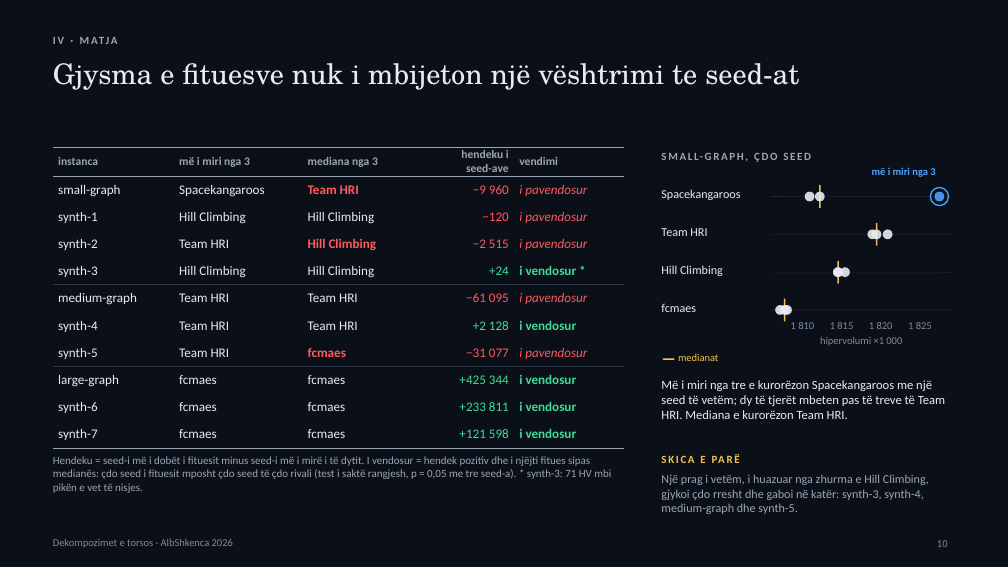
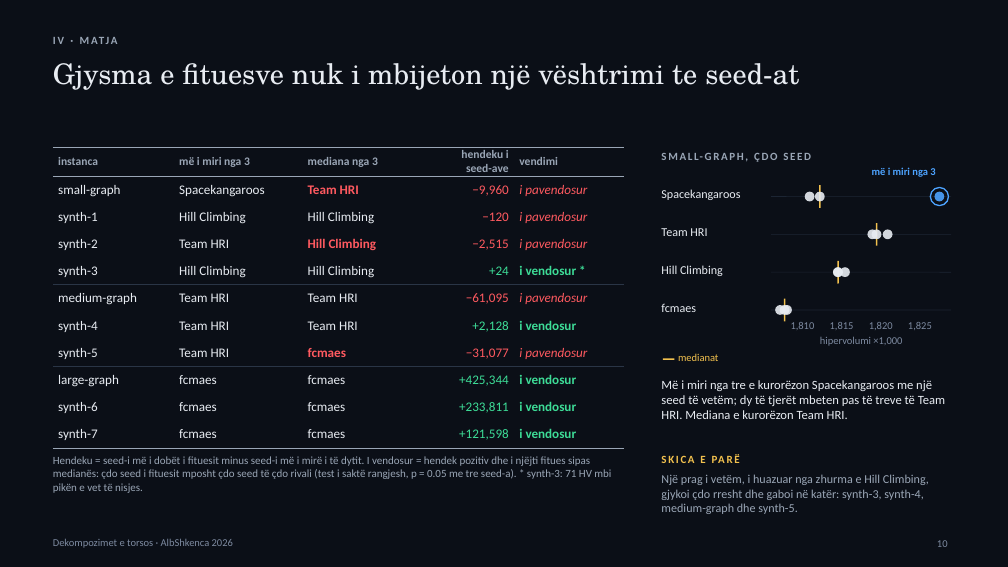
Before and after one commit to adrianymeri/SpOC3, a slide deck: slide 10 of SpOC3-Dekompozime-Torso-AlbShkenca2026-SQ.pptx. Drawn at 1008x567 pixels with LibreOffice and Linux fonts; fonts in the diff are those of the drawing. Boxes give left, top, right and bottom in pixels: in the first picture for what was removed or moved away, otherwise in the second. Text is boxed around its words. In the diff, an @@ line names an element or a change of style, - is before the commit and + after.

```diff
--- a/SpOC3-Dekompozime-Torso-AlbShkenca2026-SQ.pptx
+++ b/SpOC3-Dekompozime-Torso-AlbShkenca2026-SQ.pptx
@@ table at <box>53,147,624,444</box> @@
-row 2, column 4: −9 960
+row 2, column 4: −9,960
-row 4, column 4: −2 515
+row 4, column 4: −2,515
-row 6, column 4: −61 095
+row 6, column 4: −61,095
-row 7, column 4: +2 128
+row 7, column 4: +2,128
-row 8, column 4: −31 077
+row 8, column 4: −31,077
-row 9, column 4: +425 344
+row 9, column 4: +425,344
-row 10, column 4: +233 811
+row 10, column 4: +233,811
-row 11, column 4: +121 598
+row 11, column 4: +121,598
@@ text at <box>791,322,815,330</box>: text changed @@
-1 810
+1,810
@@ text at <box>830,322,854,330</box>: text changed @@
-1 815
+1,815
@@ text at <box>820,337,902,346</box>: text changed @@
-hipervolumi ×1 000
+hipervolumi ×1,000
@@ text at <box>53,456,611,493</box>: text changed @@
-Hendeku = seed-i më i dobët i fituesit minus seed-i më i mirë i të dytit. I vendosur = hendek pozitiv dhe i njëjti fitues sipas medianës: çdo seed i fituesit mposht çdo seed të çdo rivali (test i saktë rangjesh, p = 0,05 me tre seed-a). * synth-3: 71 HV mbi pikën e vet të nisjes.
+Hendeku = seed-i më i dobët i fituesit minus seed-i më i mirë i të dytit. I vendosur = hendek pozitiv dhe i njëjti fitues sipas medianës: çdo seed i fituesit mposht çdo seed të çdo rivali (test i saktë rangjesh, p = 0.05 me tre seed-a). * synth-3: 71 HV mbi pikën e vet të nisjes.
```
Also in this commit, not shown: 17 other slides changed, 4 other files.
